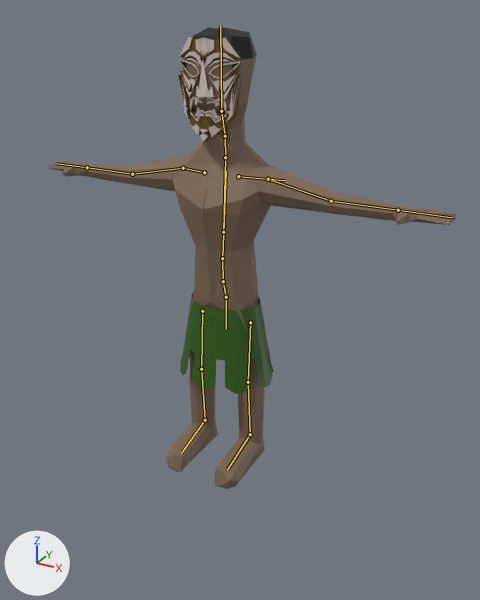
An edit to the FBX model game/res/models/characters/MiniAggresive.fbx, drawn before and after from the same camera.
Before and after are seen from a 50 mm lens placed at (1.33, -2.28, 1.92), pointed at (0.17, -0.17, 0.87). Lighting does not change. The marker at lower left points along +X, +Y and +Z. The first picture is the older version. The bones that change, and the others that lie on the model, are drawn over the model as lines.
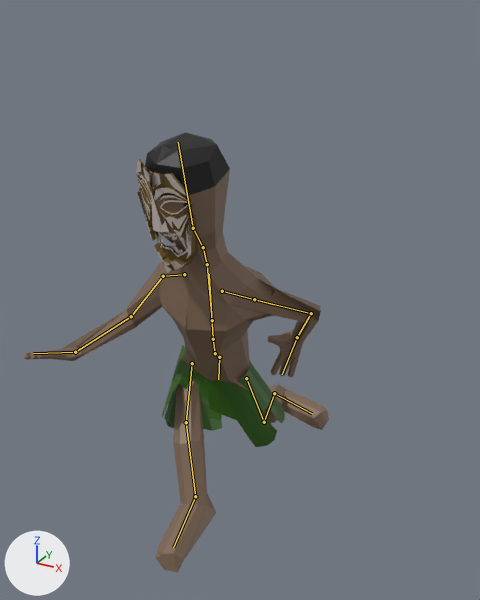
The newer file adds an action. The first version stands in its rest pose; the second is drawn at frame 38 of the action 'Armature|mixamo.com.004'.

Where the change shows, as pixel boxes (x1, y1, x2, y2) in the pictures (480 x 600 px):
'Plane', posed (25% narrower): before (48, 27, 456, 489); after (24, 132, 329, 573)
'Cylinder', posed (32% wider): before (180, 292, 273, 394); after (162, 345, 285, 447)
'Cube', posed (8% taller): before (178, 37, 241, 142); after (136, 159, 198, 273)
bone 'LeftUpLeg', root to tip: before (250, 322) to (248, 382); after (246, 378) to (264, 422)
bone 'LeftLeg', root to tip: before (248, 382) to (250, 434); after (264, 422) to (274, 393)
bone 'LeftFoot', root to tip: before (250, 434) to (227, 469); after (274, 393) to (312, 413)
bone 'RightUpLeg', root to tip: before (202, 311) to (201, 369); after (192, 363) to (186, 422)
bone 'RightLeg', root to tip: before (201, 369) to (205, 420); after (186, 422) to (195, 496)
bone 'RightFoot', root to tip: before (205, 420) to (181, 453); after (195, 496) to (173, 547)
bone 'Spine', root to tip: before (226, 297) to (223, 281); after (219, 357) to (215, 353)
bone 'Spine1', root to tip: before (223, 281) to (222, 258); after (215, 353) to (213, 339)
bone 'Spine2', root to tip: before (222, 258) to (226, 171); after (213, 339) to (209, 274)
bone 'Neck', root to tip: before (225, 157) to (225, 136); after (207, 264) to (203, 247)
bone 'Neck1', root to tip: before (225, 136) to (221, 111); after (203, 247) to (193, 228)
bone 'Head', root to tip: before (221, 111) to (220, 25); after (193, 228) to (178, 142)
bone 'LeftArm', root to tip: before (268, 179) to (331, 201); after (254, 299) to (311, 313)
bone 'LeftForeArm', root to tip: before (331, 201) to (398, 210); after (311, 313) to (297, 337)
bone 'LeftHand', root to tip: before (398, 210) to (451, 217); after (297, 337) to (282, 374)
bone 'RightShoulder', root to tip: before (204, 172) to (183, 168); after (184, 274) to (163, 276)
bone 'RightArm', root to tip: before (183, 168) to (132, 174); after (163, 276) to (131, 316)
bone 'RightForeArm', root to tip: before (132, 174) to (87, 167); after (131, 316) to (75, 352)
bone 'RightHand', root to tip: before (87, 167) to (56, 163); after (75, 352) to (33, 353)

The change, as a diff of the scene's bpy script:
```diff
--- a/game/res/models/characters/MiniAggresive.fbx.py
+++ b/game/res/models/characters/MiniAggresive.fbx.py
@@ bone_rig_object @@
 bone_rig_object = bpy.data.objects['Armature']  # the whole rig 'Armature'
-bone_rig_object.location = (0.0, 0.0, 0.0)
-bone_rig_object.rotation_euler = (0.0, 0.0, 0.0)  # degrees (0, 0, 0)
+bone_rig_object.location = (-0.091, 0.054, -0.126)
+bone_rig_object.rotation_euler = (0.367, 0.14, 0.244)  # degrees (21, 8, 14)
@@ bone_leftupleg @@
 bone_leftupleg = bpy.data.objects['Armature'].pose.bones['LeftUpLeg']  # child of 'Hips'
-bone_leftupleg.rotation_quaternion = (1.0, 0.0, 0.0, 0.0)  # degrees (0, 0, 0)
+bone_leftupleg.rotation_quaternion = (0.975, -0.008, -0.135, -0.176)  # degrees (2, -15, -21)
@@ bone_leftleg @@
 bone_leftleg = bpy.data.objects['Armature'].pose.bones['LeftLeg']  # child of 'LeftUpLeg'
-bone_leftleg.rotation_quaternion = (1.0, 0.0, 0.0, 0.0)  # degrees (0, 0, 0)
+bone_leftleg.rotation_quaternion = (0.855, 0.49, -0.123, -0.119)  # degrees (61, -5, -19)
@@ bone_leftfoot @@
 bone_leftfoot = bpy.data.objects['Armature'].pose.bones['LeftFoot']  # child of 'LeftLeg'
-bone_leftfoot.rotation_quaternion = (1.0, 0.0, 0.0, 0.0)  # degrees (0, 0, 0)
+bone_leftfoot.rotation_quaternion = (0.799, -0.428, -0.375, -0.193)  # degrees (-57, -50, 1)
@@ bone_rightupleg @@
 bone_rightupleg = bpy.data.objects['Armature'].pose.bones['RightUpLeg']  # child of 'Hips'
-bone_rightupleg.rotation_quaternion = (1.0, 0.0, 0.0, 0.0)  # degrees (0, 0, 0)
+bone_rightupleg.rotation_quaternion = (0.743, -0.608, 0.102, -0.259)  # degrees (-76, -9, -31)
@@ bone_rightleg @@
 bone_rightleg = bpy.data.objects['Armature'].pose.bones['RightLeg']  # child of 'RightUpLeg'
-bone_rightleg.rotation_quaternion = (1.0, 0.0, 0.0, 0.0)  # degrees (0, 0, 0)
+bone_rightleg.rotation_quaternion = (0.969, 0.232, 0.048, 0.07)  # degrees (27, 3, 9)
@@ bone_rightfoot @@
 bone_rightfoot = bpy.data.objects['Armature'].pose.bones['RightFoot']  # child of 'RightLeg'
-bone_rightfoot.rotation_quaternion = (1.0, 0.0, 0.0, 0.0)  # degrees (0, 0, 0)
+bone_rightfoot.rotation_quaternion = (0.954, 0.295, -0.034, 0.034)  # degrees (34, -5, 3)
@@ bone_spine @@
 bone_spine = bpy.data.objects['Armature'].pose.bones['Spine']
-bone_spine.rotation_quaternion = (1.0, 0.0, 0.0, 0.0)  # degrees (0, 0, 0)
+bone_spine.rotation_quaternion = (0.99, -0.128, -0.055, -0.025)  # degrees (-15, -7, -2)
@@ bone_spine1 @@
 bone_spine1 = bpy.data.objects['Armature'].pose.bones['Spine1']  # child of 'Spine'
-bone_spine1.rotation_quaternion = (1.0, 0.0, 0.0, 0.0)  # degrees (0, 0, 0)
+bone_spine1.rotation_quaternion = (0.998, 0.054, -0.033, -0.01)  # degrees (6, -4, -1)
@@ bone_spine2 @@
 bone_spine2 = bpy.data.objects['Armature'].pose.bones['Spine2']  # child of 'Spine1'
-bone_spine2.rotation_quaternion = (1.0, 0.0, 0.0, 0.0)  # degrees (0, 0, 0)
+bone_spine2.rotation_quaternion = (0.999, 0.0, -0.032, -0.013)  # degrees (0, -4, -1)
@@ bone_neck @@
 bone_neck = bpy.data.objects['Armature'].pose.bones['Neck']  # child of 'Spine3'
-bone_neck.rotation_quaternion = (1.0, 0.0, 0.0, 0.0)  # degrees (0, 0, 0)
+bone_neck.rotation_quaternion = (0.998, 0.023, -0.036, -0.034)  # degrees (3, -4, -4)
@@ bone_neck1 @@
 bone_neck1 = bpy.data.objects['Armature'].pose.bones['Neck1']  # child of 'Neck'
-bone_neck1.rotation_quaternion = (1.0, 0.0, 0.0, 0.0)  # degrees (0, 0, 0)
+bone_neck1.rotation_quaternion = (0.998, 0.026, -0.03, -0.038)  # degrees (3, -3, -4)
@@ bone_head @@
 bone_head = bpy.data.objects['Armature'].pose.bones['Head']  # child of 'Neck1'
-bone_head.rotation_quaternion = (1.0, 0.0, 0.0, 0.0)  # degrees (0, 0, 0)
+bone_head.rotation_quaternion = (0.998, 0.029, -0.04, -0.024)  # degrees (3, -4, -3)
@@ bone_leftarm @@
 bone_leftarm = bpy.data.objects['Armature'].pose.bones['LeftArm']  # child of 'LeftShoulder'
-bone_leftarm.rotation_quaternion = (1.0, 0.0, 0.0, 0.0)  # degrees (0, 0, 0)
+bone_leftarm.rotation_quaternion = (0.608, 0.071, 0.668, 0.422)  # degrees (82, 49, 112)
@@ bone_leftforearm @@
 bone_leftforearm = bpy.data.objects['Armature'].pose.bones['LeftForeArm']  # child of 'LeftArm'
-bone_leftforearm.rotation_quaternion = (1.0, 0.0, 0.0, 0.0)  # degrees (0, 0, 0)
+bone_leftforearm.rotation_quaternion = (0.877, -0.475, 0.0, 0.072)  # degrees (-57, 4, 7)
@@ bone_lefthand @@
 bone_lefthand = bpy.data.objects['Armature'].pose.bones['LeftHand']  # child of 'LeftForeArm'
-bone_lefthand.rotation_quaternion = (1.0, 0.0, 0.0, 0.0)  # degrees (0, 0, 0)
+bone_lefthand.rotation_quaternion = (0.939, -0.136, -0.093, -0.301)  # degrees (-12, -15, -34)
@@ bone_rightshoulder @@
 bone_rightshoulder = bpy.data.objects['Armature'].pose.bones['RightShoulder']  # child of 'Spine2'
-bone_rightshoulder.rotation_quaternion = (1.0, 0.0, 0.0, 0.0)  # degrees (0, 0, 0)
+bone_rightshoulder.rotation_quaternion = (0.956, -0.062, 0.011, -0.286)  # degrees (-7, -1, -33)
@@ bone_rightarm @@
 bone_rightarm = bpy.data.objects['Armature'].pose.bones['RightArm']  # child of 'RightShoulder'
-bone_rightarm.rotation_quaternion = (1.0, 0.0, 0.0, 0.0)  # degrees (0, 0, 0)
+bone_rightarm.rotation_quaternion = (0.941, 0.005, 0.3, -0.156)  # degrees (-6, 34, -21)
@@ bone_rightforearm @@
 bone_rightforearm = bpy.data.objects['Armature'].pose.bones['RightForeArm']  # child of 'RightArm'
-bone_rightforearm.rotation_quaternion = (1.0, 0.0, 0.0, 0.0)  # degrees (0, 0, 0)
+bone_rightforearm.rotation_quaternion = (0.842, -0.481, 0.0, -0.246)  # degrees (-56, -14, -25)
@@ bone_righthand @@
 bone_righthand = bpy.data.objects['Armature'].pose.bones['RightHand']  # child of 'RightForeArm'
-bone_righthand.rotation_quaternion = (1.0, 0.0, 0.0, 0.0)  # degrees (0, 0, 0)
+bone_righthand.rotation_quaternion = (0.898, -0.324, -0.261, 0.145)  # degrees (-45, -22, 28)
```
